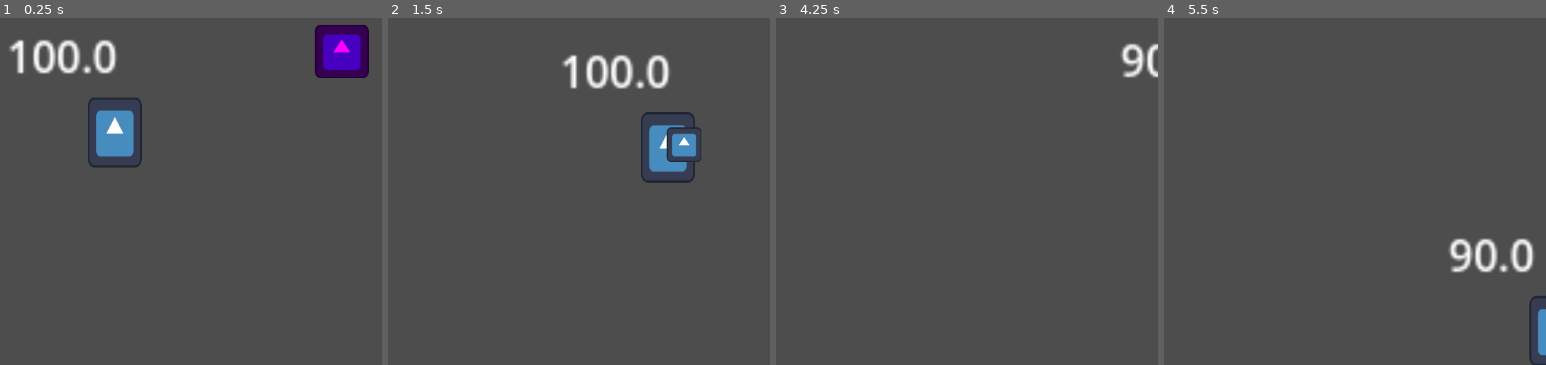
Above: before the commit, frames 1-4 (left to right).
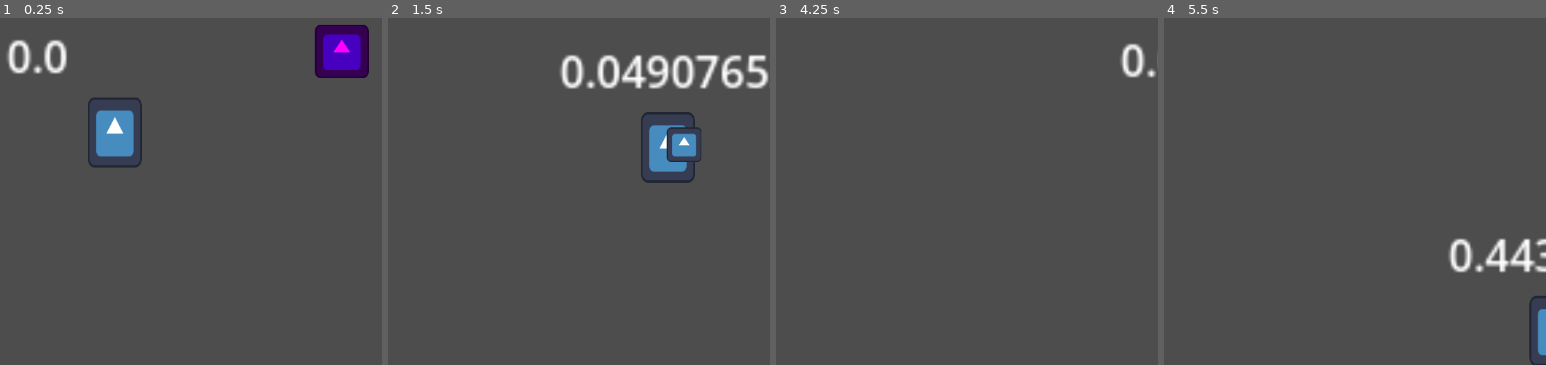
Above: after the commit, the same moments.

Repository: GoldenAppler-eng/Karmic-Staircase
Game: Godot game, scene res://scene/game.tscn
Same seed, same stepped clock (60 frames per second), same inputs: the game is played once before the commit and once after it. The engine's default icon, where the game draws it, is replaced by a stand-in: a white triangle on a blue panel in a dark square.
Inputs:
- Up to frame 1 (0.25 s): no input
- Up to frame 2 (1.5 s): tap Enter at 0.5 s; hold D (move_right) 0.53-1.28 s; tap Space (attack) at 0.6 s; hold S (move_down) from 1.28 s (still down); tap F (drop_item) at 1.35 s
- Up to frame 3 (4.25 s): release S (move_down) at 2.03 s; hold D (move_right) 2.03-2.78 s; hold Shift (sprint) 2.03-2.78 s; hold W (move_up) 2.78-3.53 s; tap E (use) at 2.85 s; tap Space (attack) at 3.5, 3.6 s; hold A (move_left) from 3.53 s (still down)
- Up to frame 4 (5.5 s): tap F (drop_item) at 4.35 s; release A (move_left) at 5.03 s; hold S (move_down) from 5.03 s (still down); hold Shift (sprint) from 5.03 s (still down)

The runs differ from the first frame. In frame 1, 1.9% of the frame differs, in the area x 1-31%, y 6-17%; in frame 2, 3.3%, in the area x 45-100%, y 10-21%; in frame 3, 0.4%; in frame 4, 1.4%.

Commit message:
Implemented hunger-determined speed

Diff:
--- a/scene/game.tscn
+++ b/scene/game.tscn
@@ -20,6 +20,8 @@
 
 [node name="game" type="Node2D"]
 
+[node name="staircase_level_manager" type="Node" parent="."]
+
 [node name="player" parent="." node_paths=PackedStringArray("origin_node") instance=ExtResource("1_5kiuu")]
 position = Vector2(52, 0)
 origin_node = NodePath("../origin")
--- a/script/Player.gd
+++ b/script/Player.gd
@@ -14,18 +14,19 @@
 @onready var speech_text: SpeechText = %speech_text
 
 func _ready() -> void:
-	movement_component.init(self)
+	stat_data_component.init()
+
+	movement_component.init(self, stat_data_component)
 	interacter_component.init(self)
 	rotation_tracker_component.init(self, origin_node)
 	pickup_item_component.init(self)
-	stat_data_component.init()
 
 	state_machine.init(input_brain, movement_component, interacter_component, pickup_item_component, stat_data_component)
 
 func _process(delta: float) -> void:
 	state_machine.process_frame(delta)
 
-	speech_text.set_text(str(stat_data_component.data.hunger))
+	speech_text.set_text(str(rotation_tracker_component.psuedo_vertical_coordinate))
 
 func _physics_process(delta: float) -> void:
 	state_machine.process_physics(delta)
--- a/script/RecordedPlayer.gd
+++ b/script/RecordedPlayer.gd
@@ -14,11 +14,12 @@
 @onready var speech_text: SpeechText = %speech_text
 
 func _ready() -> void:
-	movement_component.init(self)
+	stat_data_component.init()
+
+	movement_component.init(self, stat_data_component)
 	interacter_component.init(self)
 	rotation_tracker_component.init(self, origin_node)
 	pickup_item_component.init(self)
-	stat_data_component.init()
 
 	state_machine.init(recorded_brain, movement_component, interacter_component, pickup_item_component, stat_data_component)
 
--- a/script/component/MovementComponent.gd
+++ b/script/component/MovementComponent.gd
@@ -2,6 +2,10 @@
 extends Node
 
 const SPEED_MULTIPLIER : float = 1000
+const SPEED_PER_HUNGER_MULTIPLIER : float = 0.1
+const HUNGER_SPEED_MULTIPLIER_OFFSET : float = 0.2
+
+const HUNGER_THRESHOLD : float = 50
 
 @export var speed : float = 0
 @export var sprint_multiplier : float = 1.5
@@ -9,15 +13,21 @@
 var actor : CharacterBody2D
 var _is_sprinting : bool = false
 
-func init(p_actor : CharacterBody2D) -> void:
+var stat_data_component : StatDataComponent
+
+func init(p_actor : CharacterBody2D, p_stat_data_component : StatDataComponent) -> void:
 	actor = p_actor
 	speed *= SPEED_MULTIPLIER
+
+	stat_data_component = p_stat_data_component
 
 func move(delta : float, movement_vector : Vector2) -> void:
 	var normalized_movement_vector : Vector2 = movement_vector.normalized()
 	var actual_speed : float =  speed * delta
 
 	if _is_sprinting: actual_speed *= sprint_multiplier
+	if stat_data_component.data.hunger < HUNGER_THRESHOLD:
+		actual_speed *= 1 - SPEED_PER_HUNGER_MULTIPLIER * 10 * (1 - stat_data_component.data.hunger/stat_data_component.data.MAX_HUNGER) + HUNGER_SPEED_MULTIPLIER_OFFSET
 
 	actor.velocity = normalized_movement_vector * actual_speed
 
